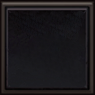
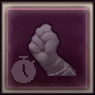
Two versions of the same layered image (95×95). Layer-by-layer changes:
showed "FG" over 27, 22, 76, 76
added layer "stopwatch.png" (23%) above "favourites-filled-star-symbol.png" over 11, 56, 36, 83
showed "BG_selected_or_pressed" over 0, 0, 95, 95
showed "BG_hover" over 0, 0, 95, 95
